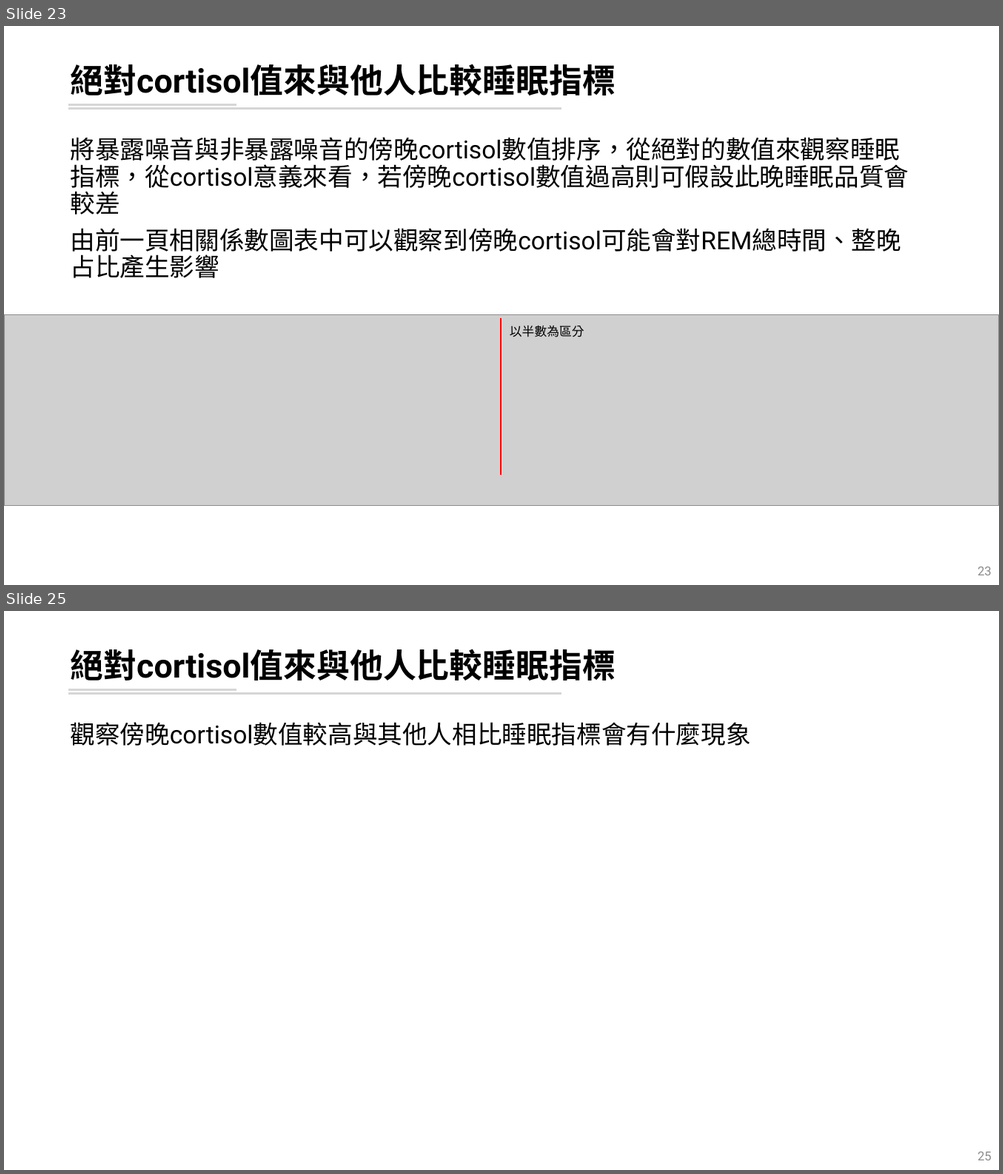
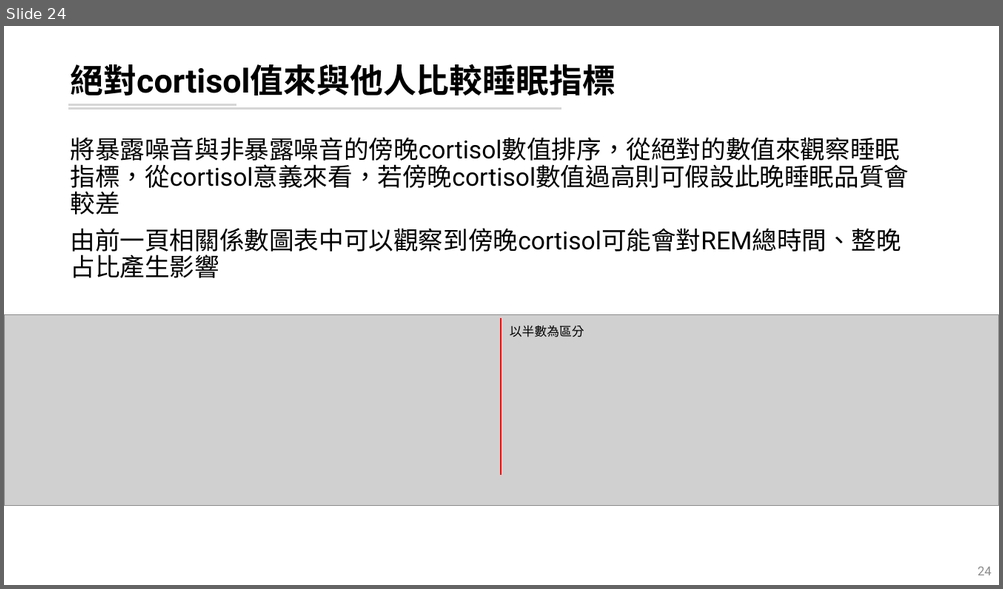
Before and after one commit to leooel97895750/REM_DataMining, a slide deck: 20210804_REM分析.pptx. Shown one above the other, each under a label of ours: slides 23 and 25 before the commit, slide 24 after it; the slides between them are not shown. The pictures are 1003x1174 and 1003x589 pixels, drawn with LibreOffice and Linux fonts; fonts in the diff are those of the drawing; grey boxes stand for pictures. Boxes give left, top, right and bottom in pixels: in the first picture for what was removed or moved away, otherwise in the second. Text is boxed around its words. In the diff, an @@ line names an element or a change of style, - is before the commit and + after.

```diff
--- a/20210804_REM分析.pptx
+++ b/20210804_REM分析.pptx
@@ slide 25 removed at box(4, 611, 999, 1170), background #FFFFFF; not listed: 2 template elements that a slide beside it also shows @@
@@ title removed at box(70, 649, 614, 681) @@
-絕對cortisol值來與他人比較睡眠指標
@@ text removed at box(70, 722, 750, 746) @@
-觀察傍晚cortisol數值較高與其他人相比睡眠指標會有什麼現象
@@ page number removed at box(977, 1152, 991, 1161) @@
-25
@@ what was slide 23 is now slide 24 @@
@@ page number at box(977, 567, 991, 576): text changed @@
-23
+24
```
Also in this commit, not shown: 6 slides changed, 2 slides added, 1 other slide removed, 2 other files.
